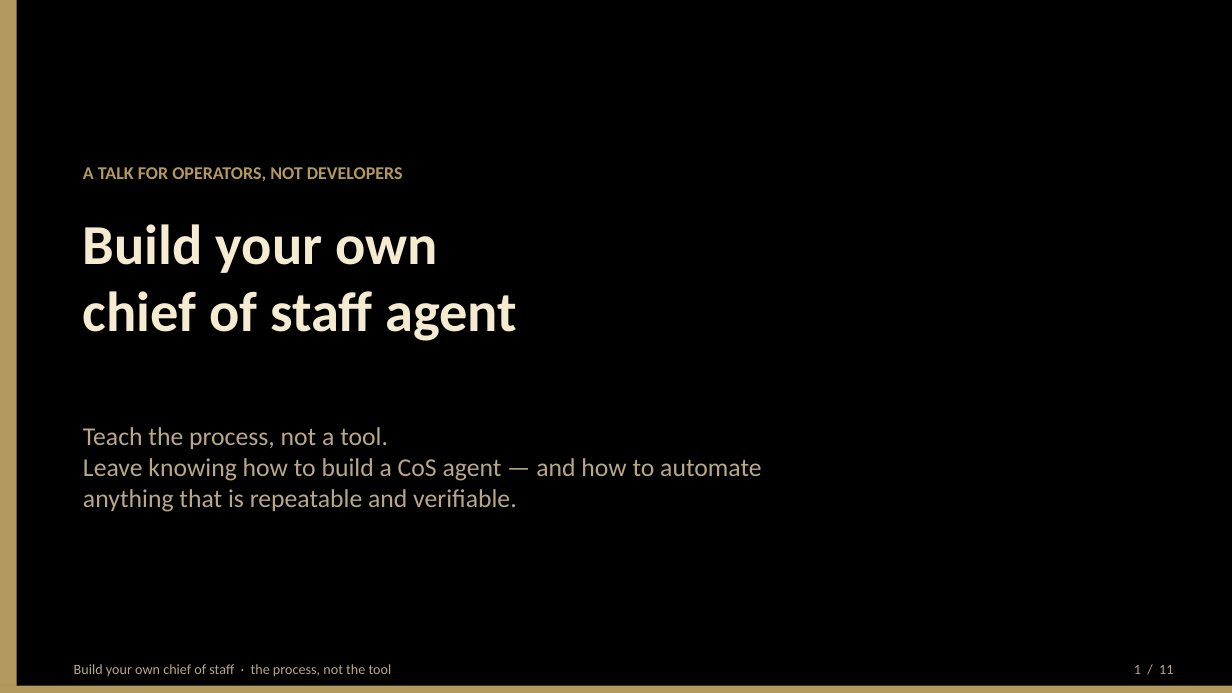
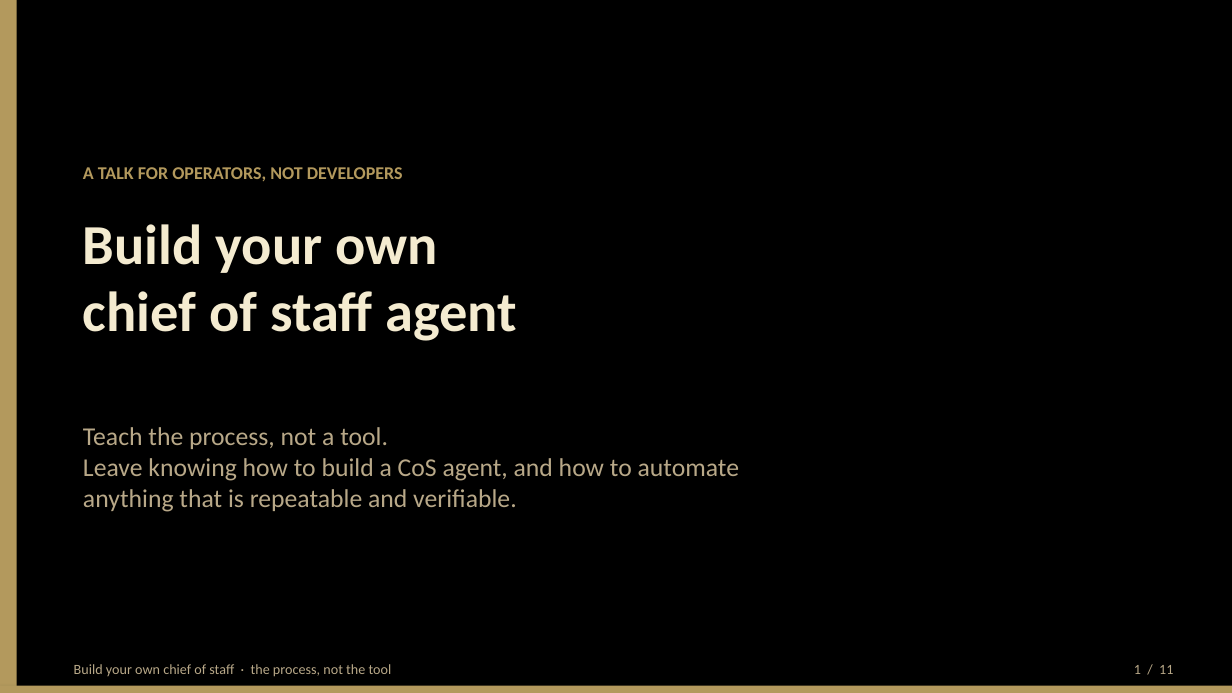
Before and after one commit to BittahCriminal/build-your-own-chief-of-staff, a slide deck: slide 1 of slides/building-your-own-chief-of-staff.pptx. Drawn at 1232x693 pixels with LibreOffice and Linux fonts; fonts in the diff are those of the drawing. Boxes give left, top, right and bottom in pixels: in the first picture for what was removed or moved away, otherwise in the second. Text is boxed around its words. In the diff, an @@ line names an element or a change of style, - is before the commit and + after.

```diff
--- a/slides/building-your-own-chief-of-staff.pptx
+++ b/slides/building-your-own-chief-of-staff.pptx
@@ text at [83, 427, 739, 512]: text changed @@
-Teach the process, not a tool.
-Leave knowing how to build a CoS agent — and how to automate
-anything that is repeatable and verifiable.
+Teach the process, not a tool.
+Leave knowing how to build a CoS agent, and how to automate
+anything that is repeatable and verifiable.
```
Also in this commit, not shown: 10 other slides changed, 8 other files.
